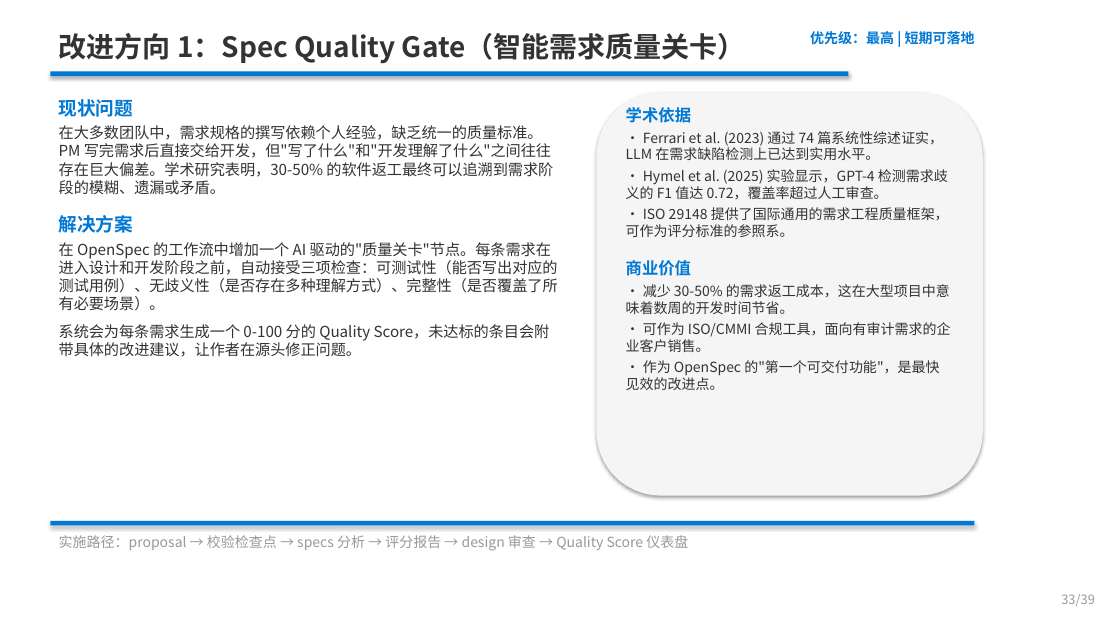
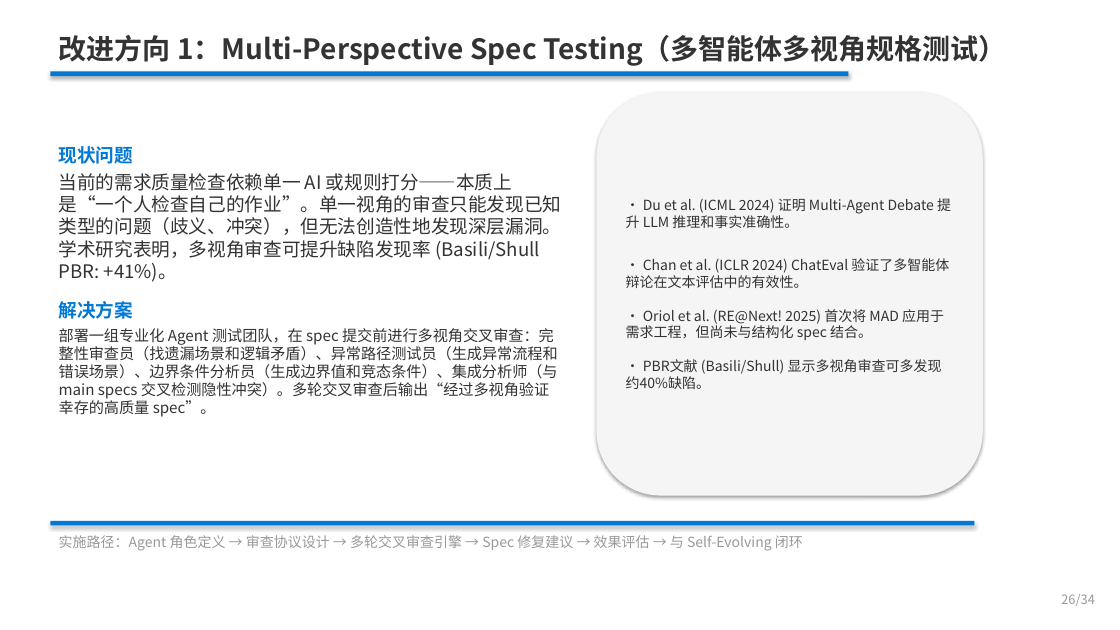
Before and after one commit to ZhifeiDou/OpenSpec_Modify, a slide deck: slide 32 of OpenSpec_技术研究汇报.pptx (slide 29 before the commit). Drawn at 1120x630 pixels with LibreOffice and Linux fonts; fonts in the diff are those of the drawing. Boxes give left, top, right and bottom in pixels: in the first picture for what was removed or moved away, otherwise in the second. Text is boxed around its words. In the diff, an @@ line names an element or a change of style, - is before the commit and + after.

```diff
--- a/OpenSpec_技术研究汇报.pptx
+++ b/OpenSpec_技术研究汇报.pptx
@@ text removed at [810,29,975,47] @@
-优先级：最高 | 短期可落地
@@ text at [59,35,1007,66]: text changed @@
-改进方向 1：Spec Quality Gate（智能需求质量关卡）
+改进方向 1：Multi-Perspective Spec Testing（多智能体多视角规格测试）
@@ text "现状问题" at [59,146,562,417]: vertical alignment top to middle @@
@@ text at [59,173,562,282]: text changed; size 13 to 16 pt @@
-在大多数团队中，需求规格的撰写依赖个人经验，缺乏统一的质量标准。PM 写完需求后直接交给开发，但"写了什么"和"开发理解了什么"之间往往存在巨大偏差。学术研究表明，30-50% 的软件返工最终可以追溯到需求阶段的模糊、遗漏或矛盾。
+当前的需求质量检查依赖单一 AI 或规则打分——本质上是“一个人检查自己的作业”。单一视角的审查只能发现已知类型的问题（歧义、冲突），但无法创造性地发现深层漏洞。学术研究表明，多视角审查可提升缺陷发现率 (Basili/Shull PBR: +41%)。
@@ text "• Du et al. (ICML ..." at [626,198,951,389]: vertical alignment top to middle @@
@@ text at [626,198,951,389]: text changed @@
-学术依据
-• Ferrari et al. (2023) 通过 74 篇系统性综述证实，LLM 在需求缺陷检测上已达到实用水平。
-• Hymel et al. (2025) 实验显示，GPT-4 检测需求歧义的 F1 值达 0.72，覆盖率超过人工审查。
-• ISO 29148 提供了国际通用的需求工程质量框架，可作为评分标准的参照系。
-商业价值
-• 减少 30-50% 的需求返工成本，这在大型项目中意味着数周的开发时间节省。
-• 可作为 ISO/CMMI 合规工具，面向有审计需求的企业客户销售。
-• 作为 OpenSpec 的"第一个可交付功能"，是最快见效的改进点。
+• Du et al. (ICML 2024) 证明 Multi-Agent Debate 提升 LLM 推理和事实准确性。
+• Chan et al. (ICLR 2024) ChatEval 验证了多智能体辩论在文本评估中的有效性。
+• Oriol et al. (RE@Next! 2025) 首次将 MAD 应用于需求工程，但尚未与结构化 spec 结合。
+• PBR文献 (Basili/Shull) 显示多视角审查可多发现约40%缺陷。
@@ text at [59,328,558,417]: text changed @@
-在 OpenSpec 的工作流中增加一个 AI 驱动的"质量关卡"节点。每条需求在进入设计和开发阶段之前，自动接受三项检查：可测试性（能否写出对应的测试用例）、无歧义性（是否存在多种理解方式）、完整性（是否覆盖了所有必要场景）。
-系统会为每条需求生成一个 0-100 分的 Quality Score，未达标的条目会附带具体的改进建议，让作者在源头修正问题。
+部署一组专业化 Agent 测试团队，在 spec 提交前进行多视角交叉审查：完整性审查员（找遗漏场景和逻辑矛盾）、异常路径测试员（生成异常流程和错误场景）、边界条件分析员（生成边界值和竞态条件）、集成分析师（与 main specs 交叉检测隐性冲突）。多轮交叉审查后输出“经过多视角验证幸存的高质量 spec”。
@@ text at [59,535,803,551]: text changed @@
-实施路径：proposal → 校验检查点 → specs 分析 → 评分报告 → design 审查 → Quality Score 仪表盘
+实施路径：Agent 角色定义 → 审查协议设计 → 多轮交叉审查引擎 → Spec 修复建议 → 效果评估 → 与 Self-Evolving 闭环
@@ text at [1061,594,1095,606]: text changed @@
-33/39
+26/34
```
Also in this commit, not shown: 23 other slides changed, 13 slides added, 11 slides removed.
